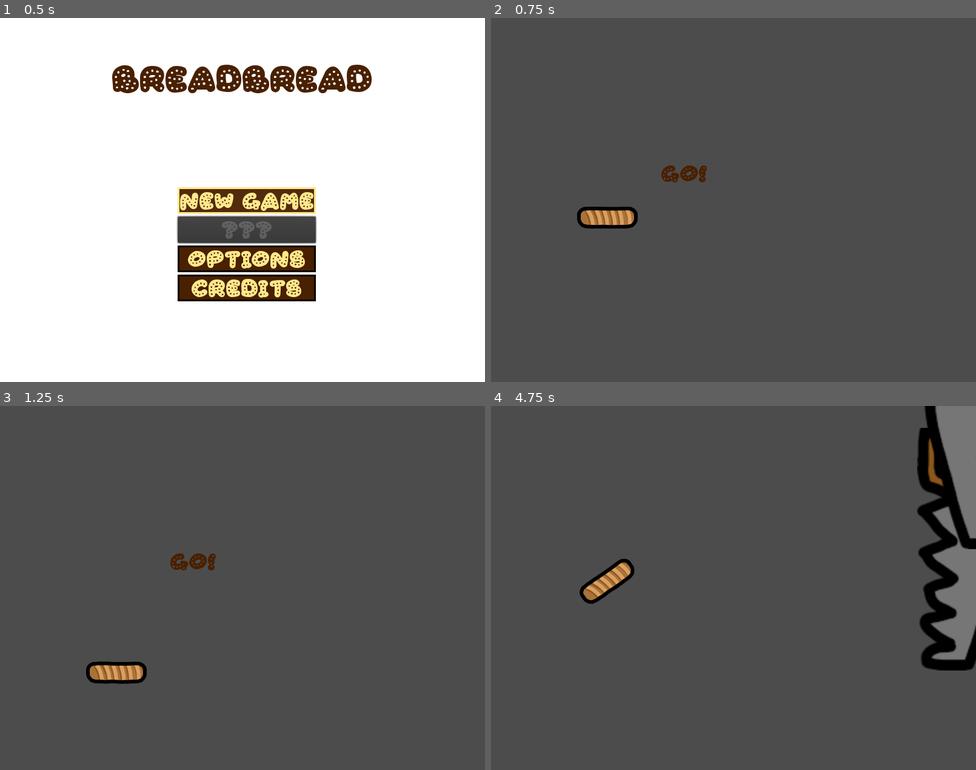
Above: before the commit, frames 1-4 (two rows, left to right).
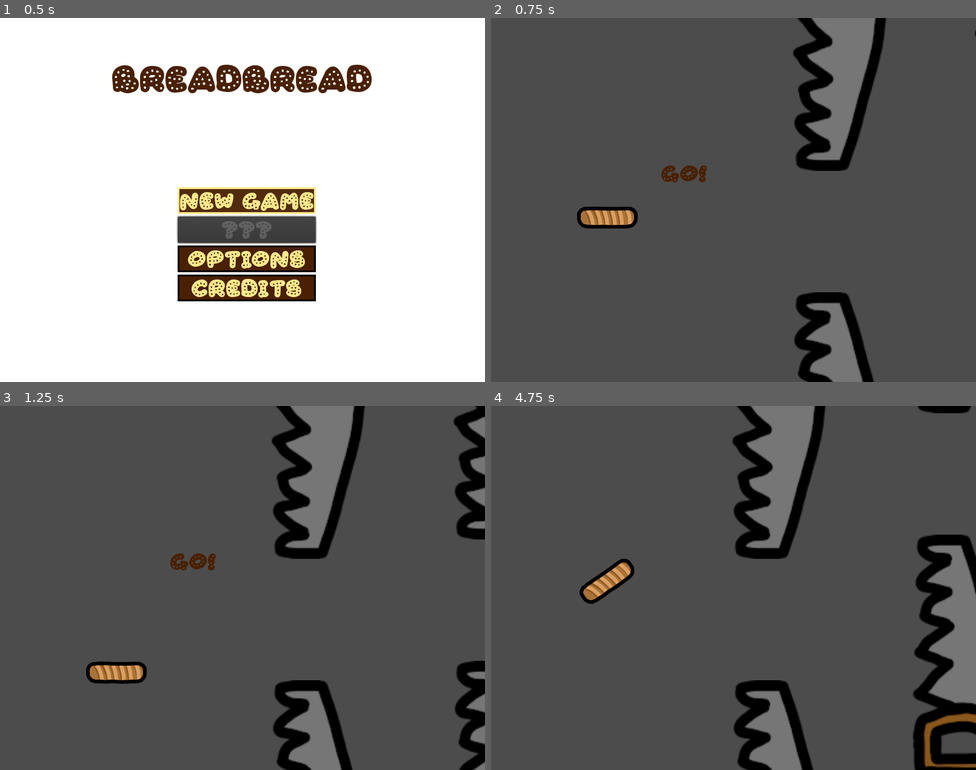
Above: after the commit, the same moments.

Repository: Inschato/BreadBread
Game: Godot game, scene res://Main.tscn
The game is run twice, just before and just after one commit, with the same random seed, the same clock (stepped at 60 frames per second) and the same inputs.
Inputs:
- Up to frame 1 (0.5 s): no input
- Up to frame 2 (0.75 s): click "New Game" at 0.5 s
- Up to frame 3 (1.25 s): no input
- Up to frame 4 (4.75 s): hold Right (move_right) 1.28-2.03 s; hold Down (move_down) 2.03-2.78 s; hold Right (move_right) 2.78-3.5 s; click "Retry" at 3.5 s; hold Up (move_up) from 4.28 s (still down)

Frame 1 is identical in both runs. In frame 2, 8.7% of the frame differs, in the area x 62-100%, y 0-100%; in frame 3, 12%; in frame 4, 18%, in the area x 49-100%, y 0-100%.

Commit message:
FlappyLoaf mostly playable

Diff:
--- a/levels/level1/Mob.gd
+++ b/levels/level1/Mob.gd
@@ -17,6 +17,5 @@
 #func _process(delta):
 #	pass
 
-
 func _on_VisibilityNotifier2D_screen_exited():
 	queue_free()
--- a/levels/level2/FlappyLoaf.gd
+++ b/levels/level2/FlappyLoaf.gd
@@ -5,37 +5,50 @@
 signal show_message
 
 var score
+var playing
 
 func game_over():
-	emit_signal("game_over", false)
+	if (playing):
+		playing = false
+		$Player.hide()
+		$Player/CollisionPolygon2D.set_deferred("disabled", true)
+		emit_signal("game_over", false)
 
 func _ready():
+	playing = false
 	randomize()
 
 func new_game():
 	score = 0
+	playing = true
 	emit_signal("show_message", "Go!")
 	$Player.start($PlayerSpawn.position)
+	get_tree().call_group("walls", "queue_free")
 	$WallTimer.start()
+	spawn_walls(-300)
+	spawn_walls(0)
 
 # Called every frame. 'delta' is the elapsed time since the previous frame.
 #func _process(delta):
 #	pass
 
-func spawn_walls():
+func spawn_walls(x_offset = 0):
 	var wall1 = wall_scene.instance()
 	var wall2 = wall_scene.instance()
-	wall2.get_node("Sprite").scale.y = -2
+	wall2.get_node("Sprite").scale.x = -2
 	wall2.get_node("CollisionPolygon2D").scale.y = -2
 
 	var wall_spawn_location = $WallSpawnLine.points[randi() % $WallSpawnLine.points.size()]
 
-	wall1.position = wall_spawn_location + Vector2(0, 100)
-	wall2.position = wall_spawn_location + Vector2(0, -100)
+	wall1.position = wall_spawn_location + Vector2(x_offset, -300)
+	wall2.position = wall_spawn_location + Vector2(x_offset, 300)
 
 	var velocity = Vector2(-100, 0.0)
 	wall1.linear_velocity = velocity
 	wall2.linear_velocity = velocity
 
+	wall1.connect("hit", self, "game_over")
+	wall2.connect("hit", self, "game_over")
+
 	add_child(wall1)
 	add_child(wall2)
--- a/levels/level2/FlappyLoaf.tscn
+++ b/levels/level2/FlappyLoaf.tscn
@@ -9,7 +9,7 @@
 wall_scene = ExtResource( 3 )
 
 [node name="WallSpawnLine" type="Line2D" parent="."]
-points = PoolVector2Array( 896, 88, 896, 112, 896, 136, 896, 168, 896, 200, 896, 224, 896, 248, 896, 280, 896, 320, 896, 352, 896, 376, 896, 416, 896, 448, 896, 480, 896, 496 )
+points = PoolVector2Array( 896, 112, 896, 136, 896, 168, 896, 200, 896, 224, 896, 248, 896, 280, 896, 320, 896, 352, 896, 376, 896, 416, 896, 448, 896, 480, 896, 496 )
 width = 1.0
 
 [node name="PlayerSpawn" type="Position2D" parent="."]
--- a/levels/level2/Wall.gd
+++ b/levels/level2/Wall.gd
@@ -1,8 +1,10 @@
 extends RigidBody2D
 
+signal hit
+
 func _on_VisibilityNotifier2D_screen_exited():
-	print("FREEING")
 	queue_free()
 
-func _ready():
-	print("spawned")
+func _on_Wall_body_entered(body):
+	if body.name == "Player":
+		emit_signal("hit")
--- a/levels/level2/Wall.tscn
+++ b/levels/level2/Wall.tscn
@@ -3,10 +3,10 @@
 [ext_resource path="res://art/Saw.png" type="Texture" id=1]
 [ext_resource path="res://levels/level2/Wall.gd" type="Script" id=2]
 
-[node name="Wall" type="RigidBody2D"]
-collision_mask = 0
+[node name="Wall" type="RigidBody2D" groups=["walls"]]
 gravity_scale = 0.0
-linear_velocity = Vector2( -5, 0 )
+contacts_reported = 1
+contact_monitor = true
 script = ExtResource( 2 )
 
 [node name="Sprite" type="Sprite" parent="."]
@@ -20,5 +20,7 @@
 
 [node name="VisibilityNotifier2D" type="VisibilityNotifier2D" parent="."]
 position = Vector2( 0.5, -7.62939e-06 )
+rect = Rect2( -100, -100, 200, 200 )
 
+[connection signal="body_entered" from="." to="." method="_on_Wall_body_entered"]
 [connection signal="screen_exited" from="VisibilityNotifier2D" to="." method="_on_VisibilityNotifier2D_screen_exited"]
--- a/project.godot
+++ b/project.godot
@@ -57,6 +57,7 @@
 [physics]
 
 common/enable_pause_aware_picking=true
+2d/default_linear_damp=0.0
 
 [rendering]
 
